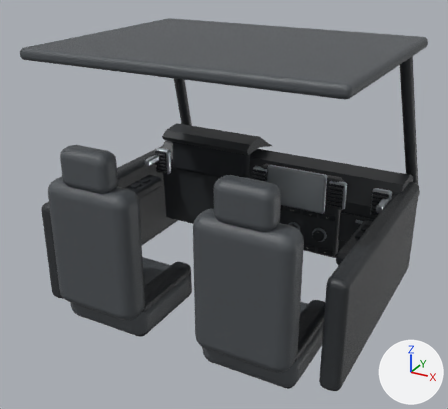
The glTF model game/features/vehicles/freight_van/art/cabin.glb: old version first, new version second.
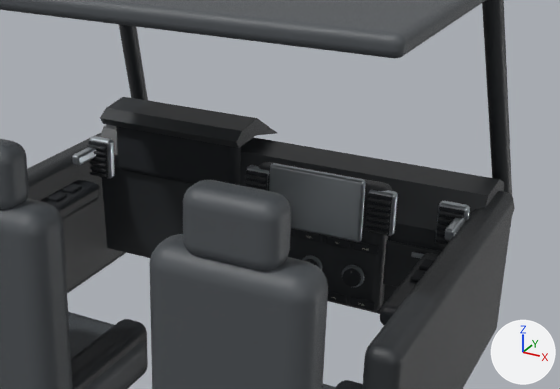
Old and new are each drawn whole from a 50 mm camera at (1.97, -3.3, 3.48) aimed at (-0.11, 0.49, 1.58) and again close up on the part from 22% to 100% of the width and 16% to 75% of the height. The axes (+X, +Y, +Z) are drawn at lower right. The lights are the same throughout. The first two pictures are the older version. Vertices at exactly the same position are counted once.

Names of what the first close-up shows: 'cabin'.
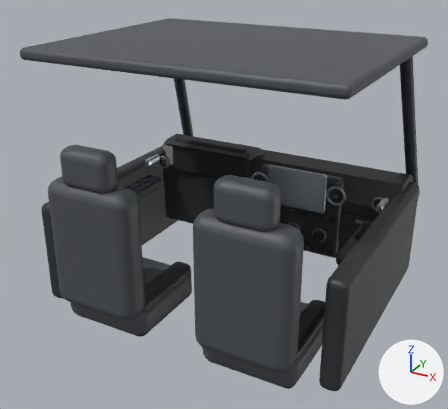
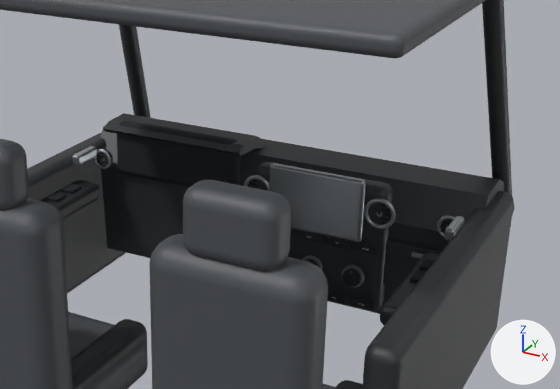
What differs and where, as boxes (x1, y1, x2, y2) in the close-ups (560 x 389 px; the box of a moved part takes in the faces that stretch with it):
part 1 of me_mesh_0, moved or reshaped: before (89, 161, 106, 166); after (97, 162, 107, 165)
part 2 of me_mesh_0, moved or reshaped: before (88, 141, 108, 178); after (96, 159, 108, 163)
part 3 of me_mesh_0, moved or reshaped: before (245, 174, 266, 181); after (247, 185, 267, 190)
part 4 of me_mesh_0, moved or reshaped: before (366, 215, 389, 223); after (370, 218, 389, 223)
part 5 of me_mesh_0, moved or reshaped: before (366, 209, 390, 217); after (368, 213, 391, 219)
part 6 of me_mesh_0, moved or reshaped: before (367, 197, 391, 205); after (368, 209, 391, 214)
part 7 of me_mesh_0, moved or reshaped: before (94, 151, 106, 156); after (100, 155, 103, 160)
part 8 of me_mesh_0, moved or reshaped (not visible afterwards): before (246, 170, 268, 191)
part 9 of me_mesh_0, moved or reshaped: before (366, 193, 392, 236); after (378, 209, 381, 215)
part 10 of me_mesh_0, moved or reshaped (not visible afterwards): before (436, 207, 465, 248)
part 11 of me_mesh_0, rebuilt (mostly hidden afterwards): before (246, 165, 269, 191); after (248, 179, 259, 189)
part 12 of me_mesh_0, rebuilt: before (369, 190, 398, 236); after (377, 203, 391, 225)
part 13 of me_mesh_0, rebuilt (7% narrower, 15% shorter): before (100, 97, 277, 148); after (103, 113, 268, 156)
part 14 of me_mesh_0, added: after (96, 149, 113, 166)
part 15 of me_mesh_0, deleted: before (90, 172, 107, 177)
part 16 of me_mesh_0, deleted: before (438, 217, 453, 223)
part 17 of me_mesh_0, deleted: before (90, 166, 106, 172)
part 18 of me_mesh_0, moved or reshaped: before (87, 126, 266, 187); after (94, 120, 269, 191)
part 19 of me_mesh_0, moved or reshaped: before (365, 201, 470, 243); after (364, 198, 463, 237)

Diff of the bpy script that builds the scene:
```diff
--- a/game/features/vehicles/freight_van/art/cabin.glb.py
+++ b/game/features/vehicles/freight_van/art/cabin.glb.py
@@ me_mesh_0 @@
-me_mesh_0.from_pydata(...)  # 13312 vertices, 26204 faces; spans x -1.15..1.15, y -0.57..1.83, z 0.63..2.81
+me_mesh_0.from_pydata(...)  # 13740 vertices, 27084 faces; spans x -1.15..1.15, y -0.57..1.83, z 0.63..2.81
+# me_mesh_0 part 1: the loose piece of 152 vertices spanning x -1.02..-0.92, y 0.88..0.91, z 1.62..1.63 is scaled about its middle by (0.63, 0.849, 0.52), then moved by (0.02, 0.03, -0.01)
+# me_mesh_0 part 2: the loose piece of 152 vertices spanning x -1.03..-0.91, y 0.9..0.92, z 1.54..1.74 is scaled about its middle by (0.755, 1.72, 0.0205), then moved by (0.02, 0.02, -0.01), in mat_cabin_grained_charcoal
+# me_mesh_0 part 3: the loose piece of 152 vertices spanning x -0.07..0.03, y 0.88..0.91, z 1.71..1.72 is moved by (0.0, 0.03, -0.06)
+# me_mesh_0 part 4: the loose piece of 152 vertices spanning x 0.57..0.67, y 0.88..0.91, z 1.62..1.63 is moved by (0.0, 0.03, -0.02)
+# me_mesh_0 part 5: the loose piece of 152 vertices spanning x 0.57..0.67, y 0.88..0.91, z 1.65..1.66 is moved by (0.0, 0.03, -0.02)
+# me_mesh_0 part 6: the loose piece of 152 vertices spanning x 0.57..0.67, y 0.88..0.91, z 1.71..1.72 is moved by (0.0, 0.03, -0.06)
+# me_mesh_0 part 7: the loose piece of 152 vertices spanning x -1.02..-0.92, y 0.88..0.91, z 1.68..1.69 is scaled about its middle by (0.0847, 0.253, 3.17), then moved by (0.02, 0.02, -0.03), in mat_rubber (black #1d2126)
+# me_mesh_0 part 8: the loose piece of 152 vertices spanning x -0.08..0.04, y 0.9..0.92, z 1.54..1.74 is scaled about its middle by (0.0825, 0.572, 0.142), then moved by (0.0, 0.0, 0.01)
+# me_mesh_0 part 9: the loose piece of 152 vertices spanning x 0.56..0.68, y 0.9..0.92, z 1.54..1.74 is scaled about its middle by (0.0825, 0.572, 0.142), then moved by (0.0, 0.0, 0.01)
+# me_mesh_0 part 10: the loose piece of 152 vertices spanning x 0.9..1.02, y 0.9..0.92, z 1.54..1.74 is scaled about its middle by (0.0825, 0.572, 0.142), then moved by (-0.01, 0.0, 0.01)
+# me_mesh_0 part 11: the loose piece of 152 vertices spanning x -0.09..0.05, y 0.92..0.98, z 1.53..1.75 is rebuilt with 83 vertices and now spans x -0.08..0.04, y 0.92..0.96, z 1.58..1.7
+# me_mesh_0 part 12: the loose piece of 152 vertices spanning x 0.55..0.69, y 0.92..0.98, z 1.53..1.75 is rebuilt with 83 vertices and now spans x 0.56..0.68, y 0.92..0.96, z 1.58..1.7
+# me_mesh_0 part 13: the loose piece of 12 vertices spanning x -0.94..-0.13, y 0.9..1.4, z 1.78..1.94 is rebuilt with 12 vertices and now spans x -0.94..-0.13, y 0.93..1.38, z 1.7..1.85
+# me_mesh_0 part 14: a new loose piece of 83 vertices spanning x -1.0..-0.91, y 0.92..0.96, z 1.6..1.68
+# me_mesh_0 part 15: the loose piece of 152 vertices spanning x -1.02..-0.92, y 0.88..0.91, z 1.55..1.57 is deleted
+# me_mesh_0 part 16: the loose piece of 152 vertices spanning x 0.91..1.01, y 0.88..0.91, z 1.68..1.69 is deleted
+# me_mesh_0 part 17: the loose piece of 152 vertices spanning x -1.02..-0.92, y 0.88..0.91, z 1.59..1.6 is deleted
+# me_mesh_0 part 18: 20 vertices moved within x -1.02..0.03, y 0.9..0.92, z 1.59..1.69; 892 vertices removed from x -1.04..0.03, y 0.88..1.05, z 1.53..1.91; 1396 vertices added at x -1.01..0.06, y 0.91..1.05, z 1.55..1.85
+# me_mesh_0 part 19: 17 vertices moved within x 0.57..1.01, y 0.9..0.92, z 1.59..1.71; 752 vertices removed from x 0.57..1.03, y 0.88..0.98, z 1.53..1.75; 1256 vertices added at x 0.54..1.01, y 0.91..0.94, z 1.56..1.72
+# other edits to the shape of me_mesh_0 do not show in these pictures
 me_mesh_0.materials.append(mat_cabin_grained_charcoal)
```
